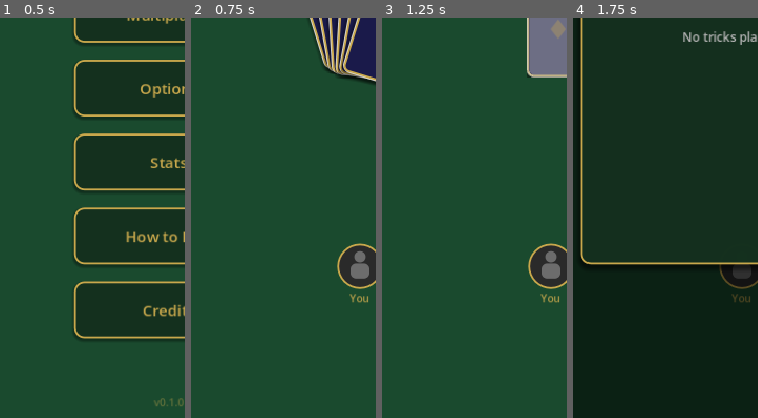
Above: before the commit, frames 1-4 (left to right).
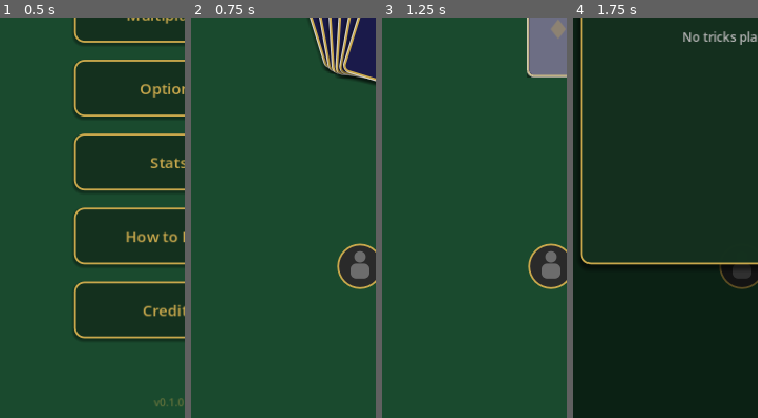
Above: after the commit, the same moments.

Repository: randyramsaywack/trump-mobile-card-game
Game: Godot game, scene res://scenes/main_menu.tscn
Same seed, same stepped clock (60 frames per second), same inputs: the game is played once before the commit and once after it.
Inputs:
- Up to frame 1 (0.5 s): no input
- Up to frame 2 (0.75 s): click "Single Player" at 0.5 s
- Up to frame 3 (1.25 s): no input
- Up to frame 4 (1.75 s): click "≡" at 1.25 s
The pictures show only the part of the screen within x 4-54%, y 50-100%; the shares and areas given below are measured in that part.

Frame 1 is identical in both runs. In frame 2, 0.1% of the frame differs, in the area x 85-96%, y 69-72%; in frame 3, 0.1%; in frame 4, less than 0.1%.
Error after the commit: Invalid access to property or key 'player_name' on a base object of type 'Node (settings.gd)'. (res://scripts/ui/game_table_ui.gd:122)

Commit message:
fix(mp): wire game_table_ui to game_source + call begin_live for MP events
game_table_ui._connect_signals() was connecting to the single-player
RoundManager instead of GameState.game_source. In multiplayer the
NetGameView emits all signals, but the UI was never listening to it.
Additionally, NetGameView.begin_live() was never called, so all server
events stayed buffered indefinitely — the scene loaded but nothing
rendered.

Changes:
- _connect_signals() now reads from _source() (GameState.game_source)
- Calls NetGameView.begin_live() after wiring signals in MP mode
- Routes play_card through NetworkState in MP via _do_play_card()
- Guards menu_paused/deal_paused writes for SP-only (server owns timing)
- Adds Linux Server (ARM64) export preset with dedicated_server=true
- Updates server_address to public IP for testing
- Adds Traefik UDP proxy config

Co-Authored-By: Claude Opus 4.6 (1M context) <noreply@anthropic.com>

Diff:
--- a/project.godot
+++ b/project.godot
@@ -40,7 +40,7 @@
 
 [network]
 
-server_address="trump.randyland.com"
+server_address="129.153.37.52"
 server_port=9999
 
 [rendering]
--- a/scripts/ui/game_table_ui.gd
+++ b/scripts/ui/game_table_ui.gd
@@ -53,6 +53,9 @@
 
 var _card_size: Vector2 = Vector2(52, 78)
 var _small_card_size: Vector2 = Vector2(26, 39)
+
+func _source() -> Node:
+	return GameState.game_source
 
 var _selected_card: Card = null
 var _current_valid_cards: Array[Card] = []
@@ -103,24 +106,20 @@
 	add_child(_history_overlay)
 	history_button.pressed.connect(_on_history_button_pressed)
 	toast_label.visible = false
-	# Local player is always labelled "You" in both SP and MP — the spec
-	# displays the human by position, not by username.
-	south_avatar.set_player_name("You")
+	_refresh_south_name()
+	Settings.changed.connect(_refresh_south_name)
 	# Mobile: keep the display awake during play — AI turns + animations leave
 	# the human idle for long stretches that would otherwise trip screen sleep.
 	DisplayServer.screen_set_keep_on(true)
-	if not GameState.multiplayer_mode:
-		GameState.start_session()
-	else:
-		# Flush any server events buffered while the scene was swapping in.
-		var src = GameState.game_source
-		if src is NetGameView:
-			(src as NetGameView).begin_live()
+	GameState.start_session()
 	_refresh_opponent_names()
 
 func _exit_tree() -> void:
 	# Release the wake lock when leaving the game scene.
 	DisplayServer.screen_set_keep_on(false)
+
+func _refresh_south_name() -> void:
+	south_avatar.set_player_name(Settings.player_name)
 
 ## Reposition avatars above the actual first card in the side stacks.
 ## Called one frame after a dealing batch finishes so the VBoxContainer
@@ -190,11 +189,15 @@
 		NOTIFICATION_WM_GO_BACK_REQUEST:
 			_handle_back_request()
 		NOTIFICATION_APPLICATION_PAUSED:
-			_set_menu_paused(true)
+			if not GameState.multiplayer_mode:
+				var rm := GameState.get_round_manager()
+				if rm != null:
+					rm.menu_paused = true
 		NOTIFICATION_APPLICATION_RESUMED:
-			# Only auto-unpause if the settings overlay isn't the visible pauser.
-			if not _settings_overlay.visible:
-				_set_menu_paused(false)
+			if not GameState.multiplayer_mode:
+				var rm := GameState.get_round_manager()
+				if rm != null and not _settings_overlay.visible:
+					rm.menu_paused = false
 
 func _handle_back_request() -> void:
 	# Close any open overlay first; otherwise treat back as "open settings".
@@ -348,38 +351,14 @@
 			slot.offset_top = origin.y
 			slot.offset_bottom = origin.y + h
 
-## Convenience pair — the source used for reads (signals, state fields) and
-## a flag indicating which action path to use on writes.
-func _source():
-	return GameState.game_source
-
-func _is_mp() -> bool:
-	return GameState.multiplayer_mode
-
-func _send_play(card: Card) -> void:
-	if _is_mp():
-		NetworkState.play_card(card)
-	else:
-		GameState.get_round_manager().play_card(0, card)
-
-func _set_deal_paused(value: bool) -> void:
-	var src = _source()
-	if src != null and "deal_paused" in src:
-		src.deal_paused = value
-
-func _set_menu_paused(value: bool) -> void:
-	if _is_mp():
-		return  # Server owns pause in MP.
-	var rm := GameState.get_round_manager()
-	if rm != null:
-		rm.menu_paused = value
-
 func _on_settings_button_pressed() -> void:
-	_set_menu_paused(true)
+	if not GameState.multiplayer_mode:
+		GameState.get_round_manager().menu_paused = true
 	_settings_overlay.visible = true
 
 func _on_settings_closed() -> void:
-	_set_menu_paused(false)
+	if not GameState.multiplayer_mode:
+		GameState.get_round_manager().menu_paused = false
 
 ## Re-order the human's hand data array and reorder the bottom_hand children
 ## to match. No-op when the sort toggle is off.
@@ -401,11 +380,10 @@
 	# Informational overlay — does NOT pause the game.
 	if _history_overlay == null:
 		return
-	var src = _source()
-	_history_overlay.call("show_history", src.trick_history)
+	_history_overlay.call("show_history", _source().trick_history)
 
 func _connect_signals() -> void:
-	var src = _source()
+	var src := _source()
 	src.hand_dealt.connect(_on_hand_dealt)
 	src.trump_selection_needed.connect(_on_trump_selection_needed)
 	src.trump_declared.connect(_on_trump_declared)
@@ -413,12 +391,9 @@
 	src.card_played_signal.connect(_on_card_played)
 	src.trick_completed.connect(_on_trick_completed)
 	src.round_ended.connect(_on_round_ended)
-	if _is_mp():
-		# NetGameView drives round start via round_starting, not GameState.
-		src.round_starting.connect(_on_round_started)
-		src.seat_taken_over_by_ai.connect(_on_seat_taken_over_by_ai)
-		NetworkState.error_received.connect(_on_mp_error_received)
-		NetworkState.connection_state_changed.connect(_on_mp_connection_changed)
+	if GameState.multiplayer_mode:
+		(src as NetGameView).round_starting.connect(_on_round_started)
+		(src as NetGameView).begin_live()
 	else:
 		GameState.round_started.connect(_on_round_started)
 
@@ -459,7 +434,7 @@
 func _process_deal_queue() -> void:
 	if _deal_queue.is_empty():
 		_deal_busy = false
-		_set_deal_paused(false)
+		_source().deal_paused = false
 		if _awaiting_final_deal:
 			_awaiting_final_deal = false
 			_initial_deal_done = true
@@ -633,16 +608,16 @@
 func _do_show_trump_selection(seat: int, initial_cards: Array) -> void:
 	if seat == 0 and _trump_selector_overlay != null:
 		_trump_selector_overlay.call("show_for_human", initial_cards)
-		_trump_selector_overlay.call("animate_show")
+		_trump_selector_overlay.visible = true
 
 func _on_trump_declared(suit: Card.Suit) -> void:
 	# Trump is declared — discard any pending selector (AI may have declared during shuffle)
 	_pending_trump_selection.clear()
 	_awaiting_final_deal = true
 	# Pause again while the 47 remaining cards animate out.
-	_set_deal_paused(true)
+	_source().deal_paused = true
 	if _trump_selector_overlay != null:
-		_trump_selector_overlay.call("animate_hide")
+		_trump_selector_overlay.visible = false
 	trump_label.text = "Trump: " + Card.SUIT_NAMES[suit] + " " + Card.SUIT_SYMBOLS[suit]
 	_show_trump_watermark(suit)
 
@@ -653,10 +628,7 @@
 	var is_red := suit == Card.Suit.HEARTS or suit == Card.Suit.DIAMONDS
 	trump_watermark.add_theme_color_override("font_color",
 			WATERMARK_RED if is_red else WATERMARK_BLACK)
-	trump_watermark.modulate.a = 0.0
 	trump_watermark.visible = true
-	var tw := create_tween()
-	tw.tween_property(trump_watermark, "modulate:a", 1.0, 0.3 * Settings.anim_multiplier())
 
 func _hide_trump_watermark() -> void:
 	if trump_watermark != null:
@@ -695,27 +667,27 @@
 
 func _auto_play_last_card(card: Card) -> void:
 	var gen := _round_gen
-	var fade_dur := 0.15 * Settings.anim_multiplier()
 	toast_label.text = AUTO_PLAY_TOAST
-	toast_label.modulate.a = 0.0
+	toast_label.modulate.a = 1.0
 	toast_label.visible = true
-	var fade_in := create_tween()
-	fade_in.tween_property(toast_label, "modulate:a", 1.0, fade_dur)
 	await get_tree().create_timer(AUTO_PLAY_DELAY).timeout
 	if _round_gen != gen:
 		toast_label.visible = false
 		return
-	_send_play(card)
+	# Guard: cancel if the human already played manually (card no longer in hand
+	# or the turn has moved on). Prevents a double-play assert crash.
+	var src := _source()
+	var human := GameState.get_player(0)
+	if src.current_player_seat != 0 or human == null or not human.hand.cards.has(card):
+		toast_label.visible = false
+		return
+	_do_play_card(card)
 	# Leave the toast up briefly after the play fires.
 	var remaining := AUTO_PLAY_TOAST_DURATION - AUTO_PLAY_DELAY
 	if remaining > 0.0:
 		await get_tree().create_timer(remaining).timeout
 	if _round_gen == gen:
-		var fade_out := create_tween()
-		fade_out.tween_property(toast_label, "modulate:a", 0.0, fade_dur)
-		await fade_out.finished
-		if _round_gen == gen:
-			toast_label.visible = false
+		toast_label.visible = false
 
 func _highlight_valid_cards() -> void:
 	for child in bottom_hand.get_children():
@@ -744,7 +716,7 @@
 		_deselect_current()
 	_selected_card = null
 	_reset_hand_state()
-	_send_play(card)
+	_do_play_card(card)
 
 func _select_in_hand(card: Card) -> void:
 	for child in bottom_hand.get_children():
@@ -785,7 +757,13 @@
 	var card := _selected_card
 	_selected_card = null
 	_reset_hand_state()
-	_send_play(card)
+	_do_play_card(card)
+
+func _do_play_card(card: Card) -> void:
+	if GameState.multiplayer_mode:
+		NetworkState.play_card(card)
+	else:
+		GameState.get_round_manager().play_card(0, card)
 
 func _reset_hand_state() -> void:
 	for child in bottom_hand.get_children():
@@ -809,11 +787,7 @@
 	var found := false
 	if container != null:
 		for child in container.get_children():
-			var existing: Card = child.get("card_data")
-			# Compare by value, not identity: in multiplayer the Card instance
-			# from the server event is freshly deserialized and will never be
-			# the same object as the one bound to the card node.
-			if existing != null and existing.suit == card.suit and existing.rank == card.rank:
+			if child.get("card_data") == card:
 				start_global = (child as Control).global_position
 				child.queue_free()
 				found = true
@@ -895,14 +869,11 @@
 
 func _on_round_ended(winning_team: int) -> void:
 	AudioManager.play("round_win" if winning_team == 0 else "round_loss")
-	var wins: Array
-	if _is_mp():
-		wins = (_source() as NetGameView).session_wins
-	else:
-		wins = GameState.session_wins
+	var wins := GameState.session_wins
 	session_label.text = "Session: %d–%d" % [wins[0], wins[1]]
 	if _win_screen_overlay != null:
 		_win_screen_overlay.call("show_result", winning_team, wins)
+		_win_screen_overlay.visible = true
 
 # ── Table management ──────────────────────────────────────────────────────────
 
@@ -927,12 +898,6 @@
 
 func _on_round_started(_dealer_seat: int, _trump_selector_seat: int) -> void:
 	_round_gen += 1
-	# Dismiss any stale win screen from the previous round. In SP this is
-	# already hidden locally when the Next Round button is pressed, but in MP
-	# only the host's press advances the round — non-host clients need the
-	# overlay torn down here so they don't stay stuck on the win screen.
-	if _win_screen_overlay != null:
-		_win_screen_overlay.visible = false
 	_deal_queue.clear()
 	_deal_busy = false
 	_shuffle_done = false
@@ -949,36 +914,6 @@
 			(n as Node).queue_free()
 	_trick_cards_by_seat.clear()
 	_hide_trump_watermark()
-	_set_deal_paused(true)
+	_source().deal_paused = true
 	_clear_table()
 	_play_shuffle_animation()
-
-# ── Multiplayer-only event handlers ──────────────────────────────────────────
-
-func _on_seat_taken_over_by_ai(seat: int, display_name: String, reason: String) -> void:
-	var verb := "disconnected" if reason == "disconnect" else "left"
-	_show_toast("%s %s — AI taking over" % [display_name, verb])
-	var avatar = _get_avatar(seat)
-	if avatar != null and avatar.has_method("set_player_name"):
-		avatar.set_player_name(display_name + " (AI)")
-
-func _on_mp_error_received(code: String, _message: String) -> void:
-	if code == Protocol.ERR_HOST_LEFT:
-		_show_toast("Host left the room")
-		get_tree().change_scene_to_file.call_deferred("res://scenes/main_menu.tscn")
-
-func _on_mp_connection_changed(state: int) -> void:
-	if state == NetworkState.ConnectionState.DISCONNECTED:
-		_show_toast("Disconnected from server")
-		get_tree().change_scene_to_file.call_deferred("res://scenes/main_menu.tscn")
-
-func _show_toast(text: String) -> void:
-	if toast_label == null:
-		return
-	toast_label.text = text
-	toast_label.modulate.a = 1.0
-	toast_label.visible = true
-	var tw := create_tween()
-	tw.tween_interval(1.8)
-	tw.tween_property(toast_label, "modulate:a", 0.0, 0.3)
-	tw.tween_callback(func(): toast_label.visible = false)
Not shown, changed: export_presets.cfg
Not shown, added: server/traefik/trump-game.yml
